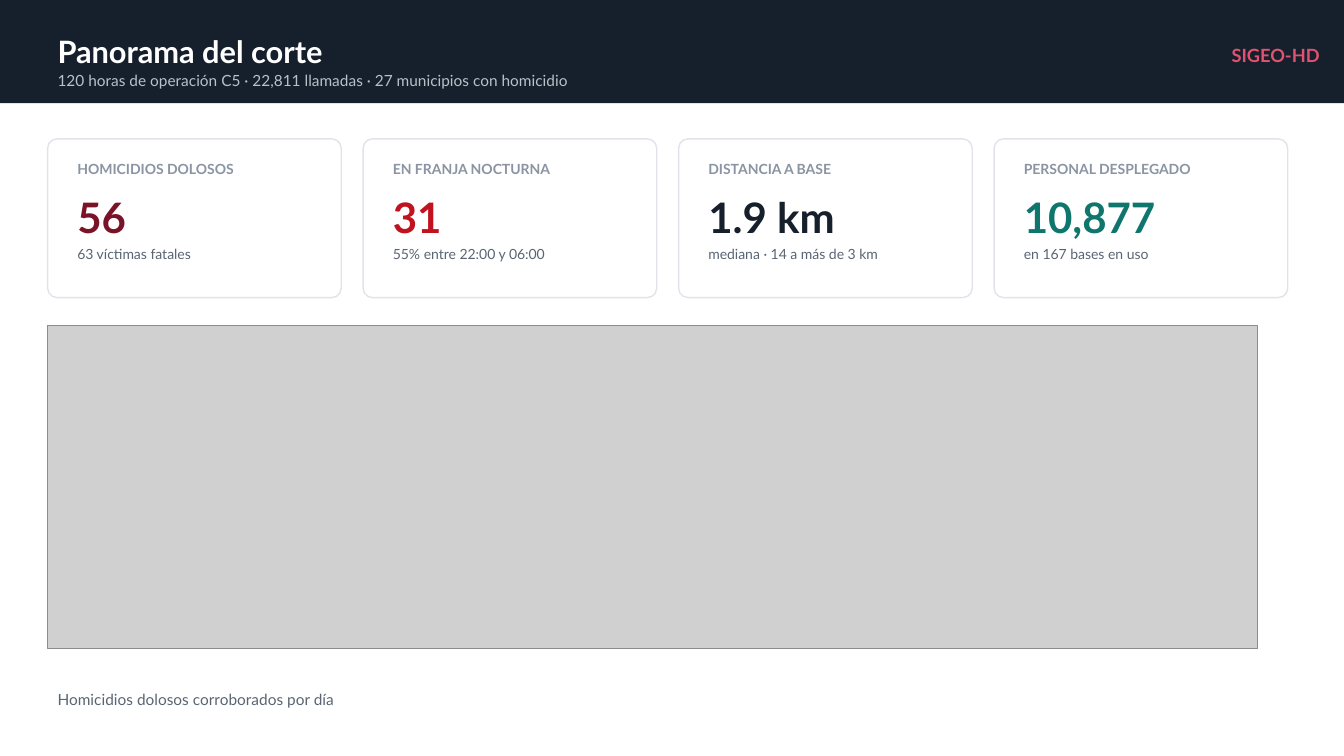
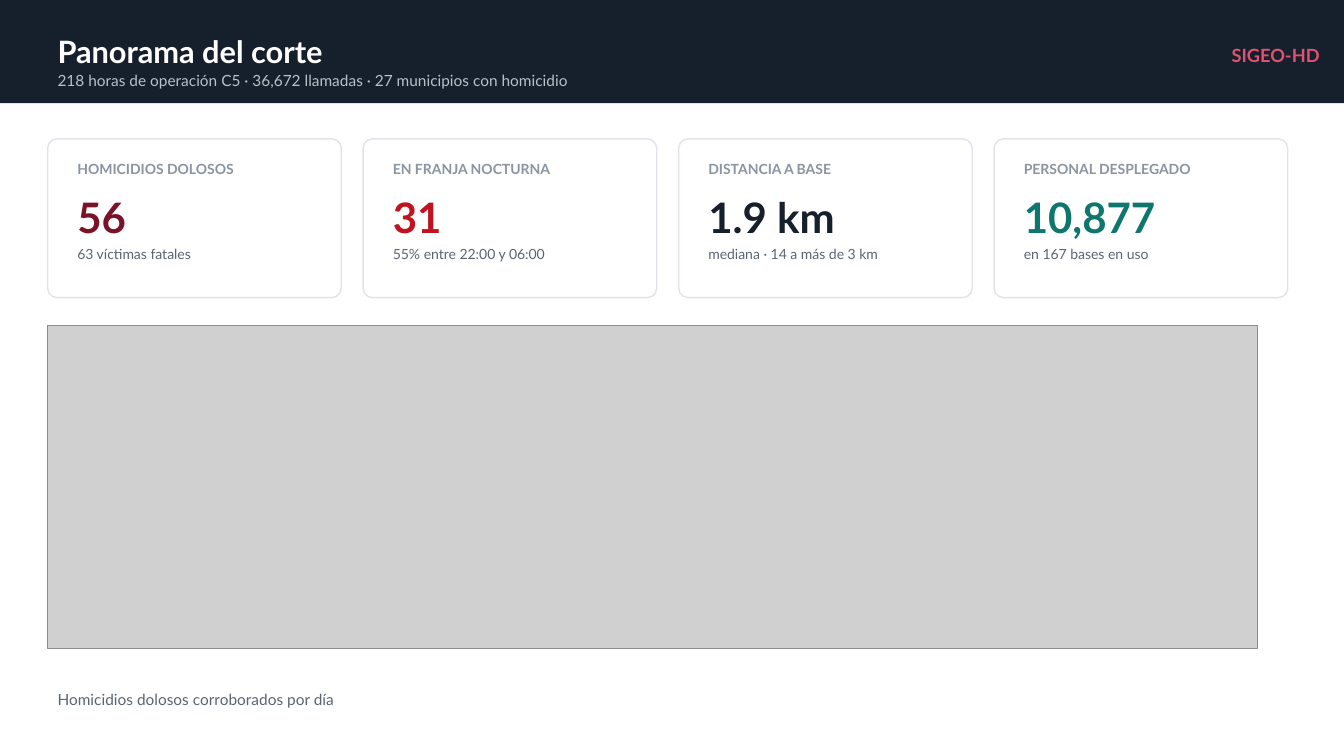
Before and after one commit to sthef0117-ui/sigeo-hd-dgspyt, a slide deck: slide 2 of presentacion/SIGEO-HD_Reunion_Mandos.pptx. Drawn at 1344x756 pixels with LibreOffice and Linux fonts; fonts in the diff are those of the drawing; grey boxes stand for pictures. Boxes give left, top, right and bottom in pixels: in the first picture for what was removed or moved away, otherwise in the second. Text is boxed around its words. In the diff, an @@ line names an element or a change of style, - is before the commit and + after.

```diff
--- a/presentacion/SIGEO-HD_Reunion_Mandos.pptx
+++ b/presentacion/SIGEO-HD_Reunion_Mandos.pptx
@@ text at [58, 74, 568, 89]: text changed @@
-120 horas de operación C5 · 22,811 llamadas · 27 municipios con homicidio
+218 horas de operación C5 · 36,672 llamadas · 27 municipios con homicidio
```
Also in this commit, not shown: 5 other slides changed, 21 other files.
